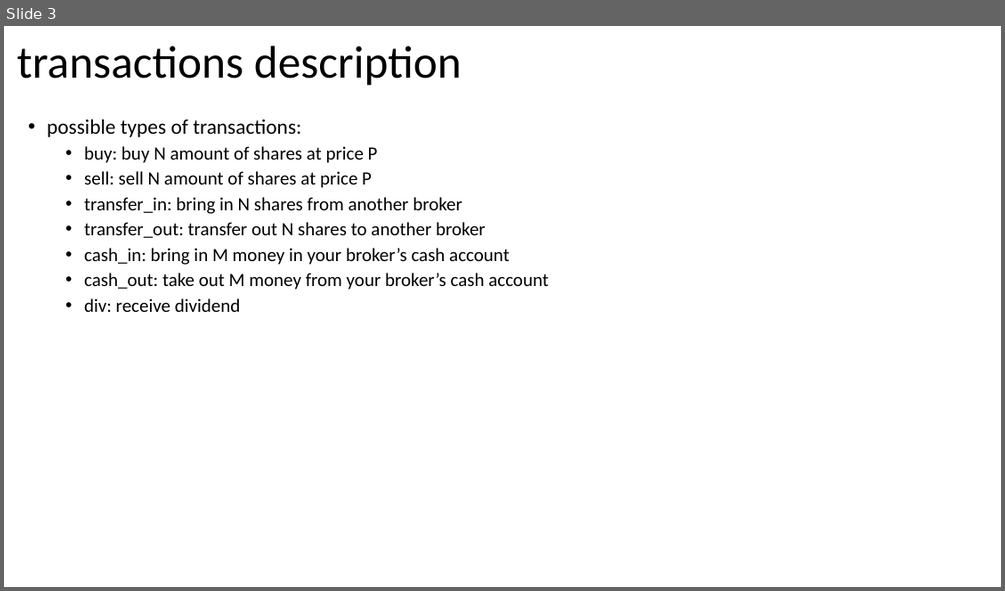
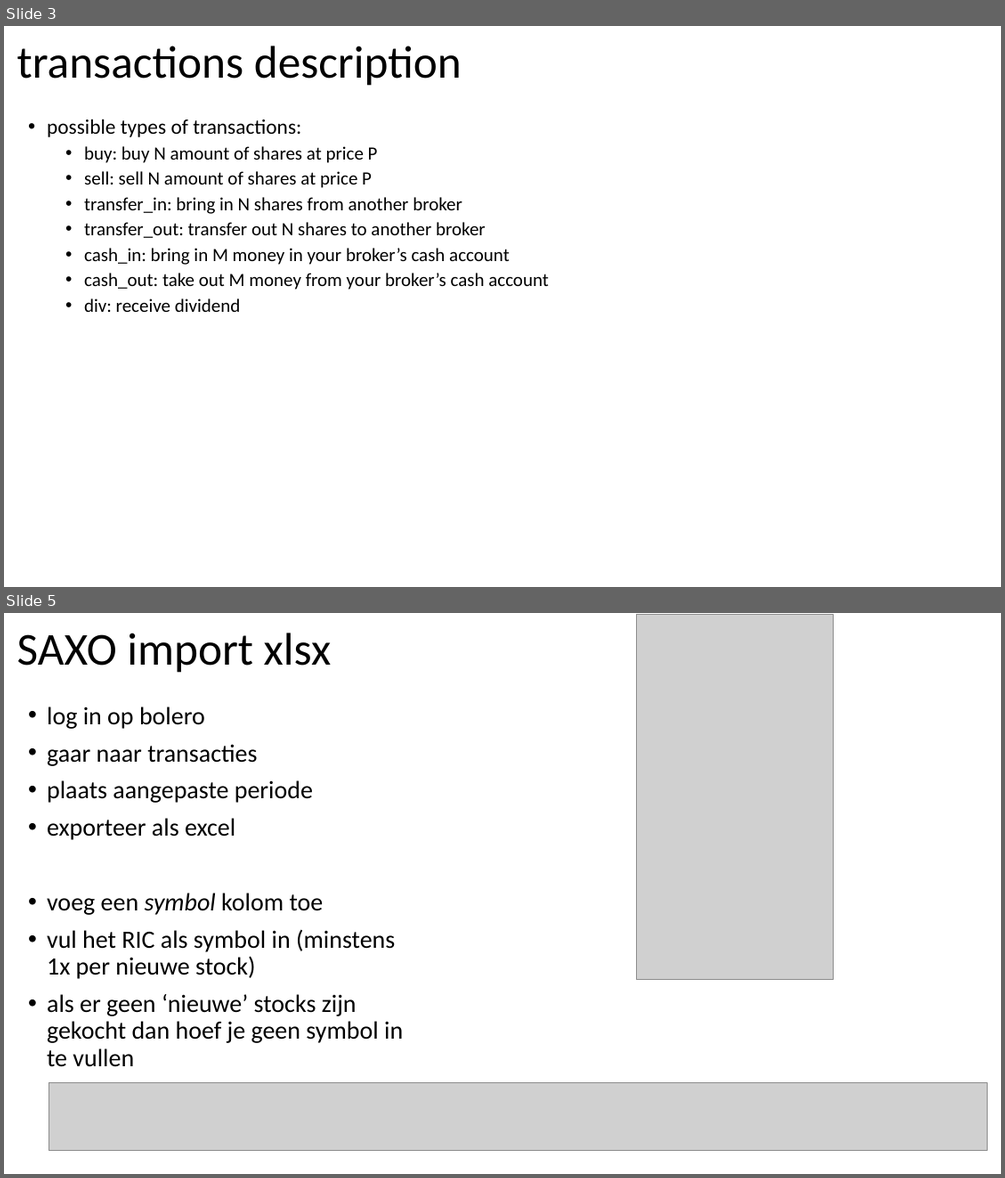
Before and after one commit to jorritvm/stocks_dashboard, a slide deck: doc/stock_dashboard_documentation.pptx. Shown one above the other, each under a label of ours: slide 3 before the commit, slides 3 and 5 after it; the slides between them are not shown. The pictures are 1005x591 and 1005x1178 pixels, drawn with LibreOffice and Linux fonts; fonts in the diff are those of the drawing; grey boxes stand for pictures. Boxes give left, top, right and bottom in pixels: in the first picture for what was removed or moved away, otherwise in the second. Text is boxed around its words. In the diff, an @@ line names an element or a change of style, - is before the commit and + after.

Commit message:
improved saxo upload

```diff
--- a/doc/stock_dashboard_documentation.pptx
+++ b/doc/stock_dashboard_documentation.pptx
@@ slide 5 added at bbox=[4, 613, 1001, 1174], background #FFFFFF @@
@@ title added at bbox=[17, 633, 332, 673], 44 pt, text #000000 @@
+SAXO import xlsx
@@ picture added at bbox=[637, 615, 833, 980] @@
@@ text added at bbox=[47, 706, 403, 1067], 24 pt, text #000000 @@
+• log in op bolero
+• gaar naar transacties
+• plaats aangepaste periode
+• exporteer als excel
+• voeg een symbol kolom toe
+• vul het RIC als symbol in (minstens 1x per nieuwe stock)
+• als er geen ‘nieuwe’ stocks zijn gekocht dan hoef je geen symbol in te vullen
@@ picture added at bbox=[48, 1083, 987, 1151] @@
```
Also in this commit, not shown: 1 slide changed, 4 other files.
